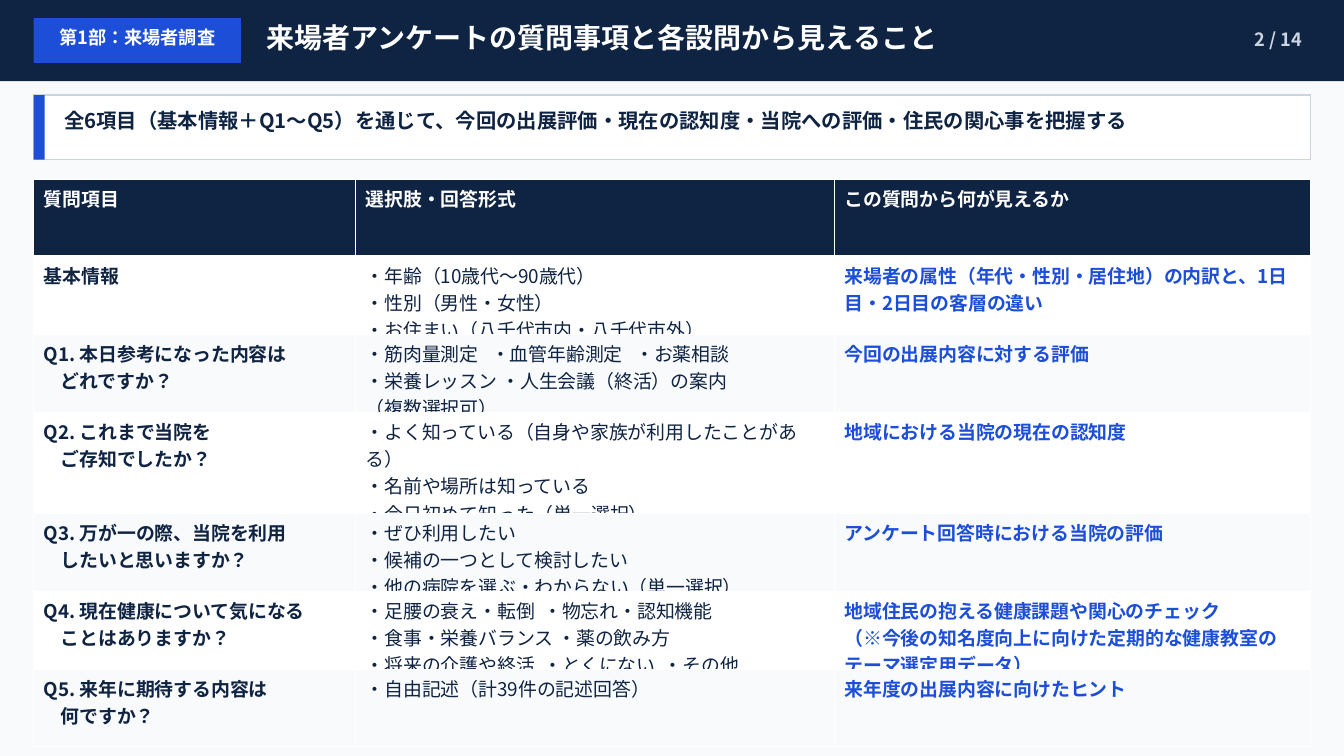
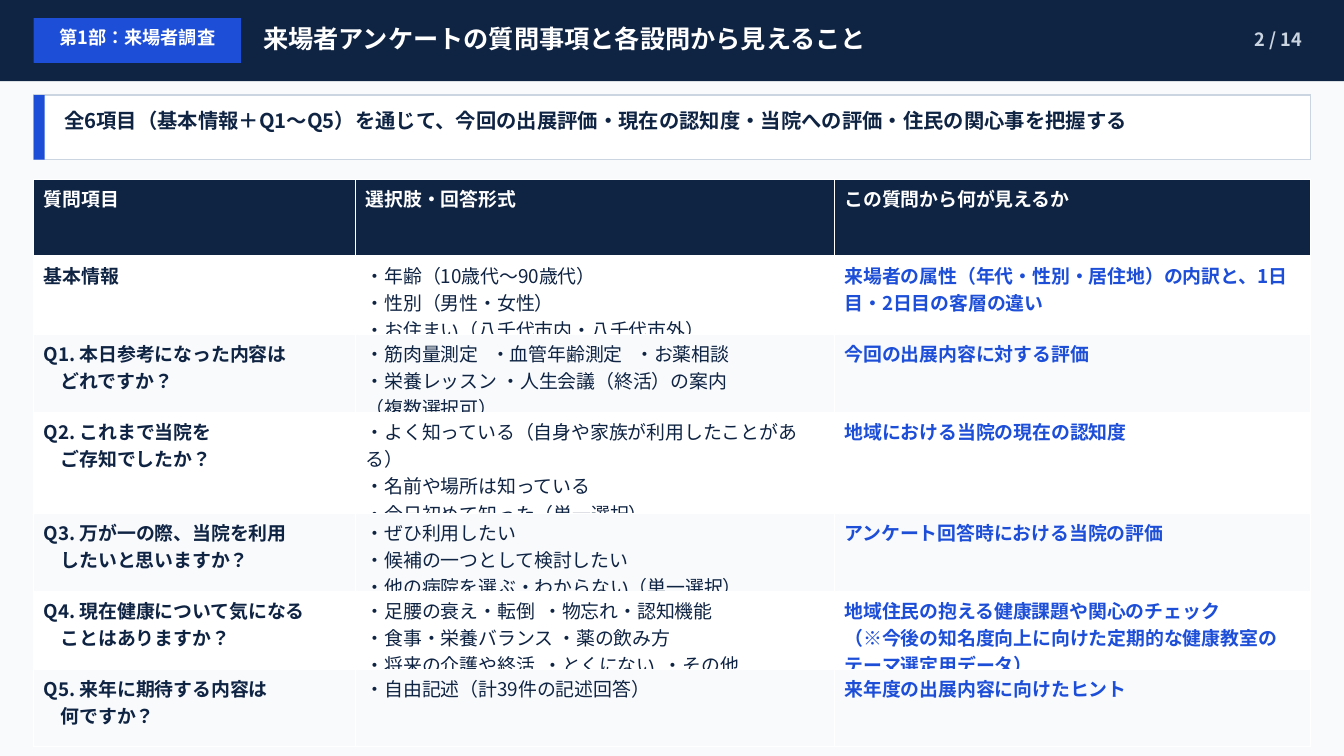
Before and after one commit to noriyukihoshina/yachiyo-survey-analyzer, a slide deck: slide 2 of 八千代リハビリテーション病院_どーんと祭出展結果報告_四役プレゼン.pptx. Drawn at 1344x756 pixels with LibreOffice and Linux fonts; fonts in the diff are those of the drawing. Boxes give left, top, right and bottom in pixels: in the first picture for what was removed or moved away, otherwise in the second. Text is boxed around its words. In the diff, an @@ line names an element or a change of style, - is before the commit and + after.

```diff
--- a/八千代リハビリテーション病院_どーんと祭出展結果報告_四役プレゼン.pptx
+++ b/八千代リハビリテーション病院_どーんと祭出展結果報告_四役プレゼン.pptx
@@ text "来場者アンケートの質問事項と各設問から見えること" at bbox=[263, 26, 866, 51]: size 20 to 18 pt @@
```
Also in this commit, not shown: 12 other slides changed, 2 other files.
